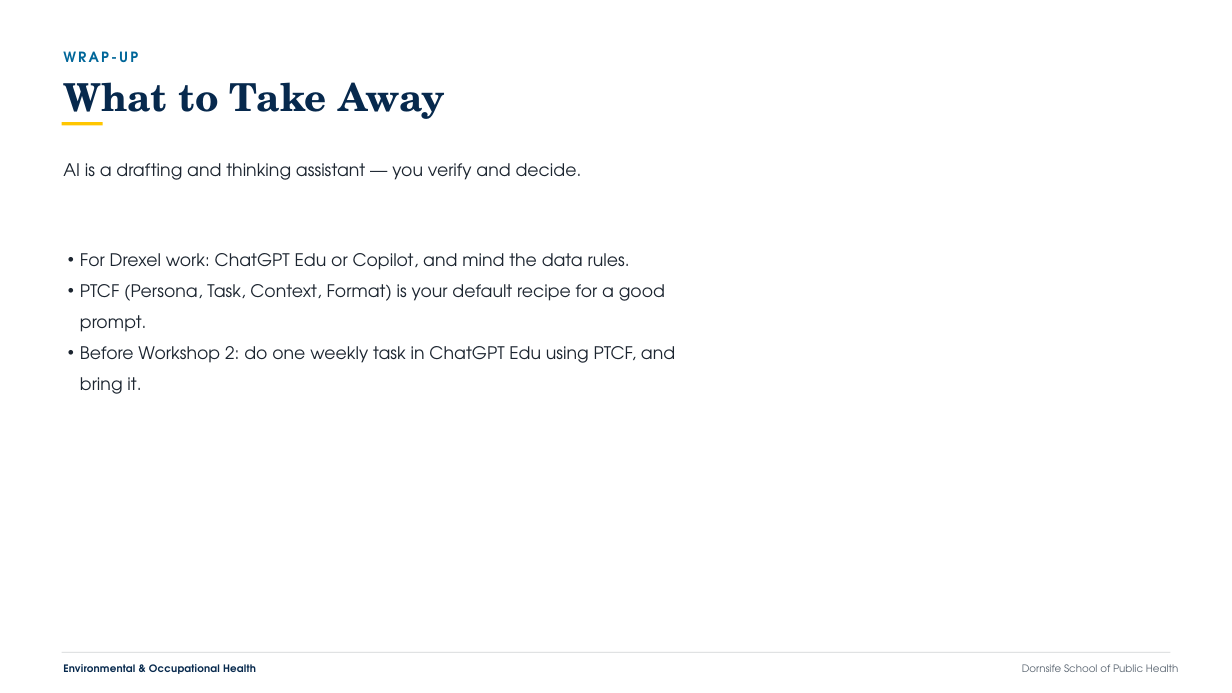
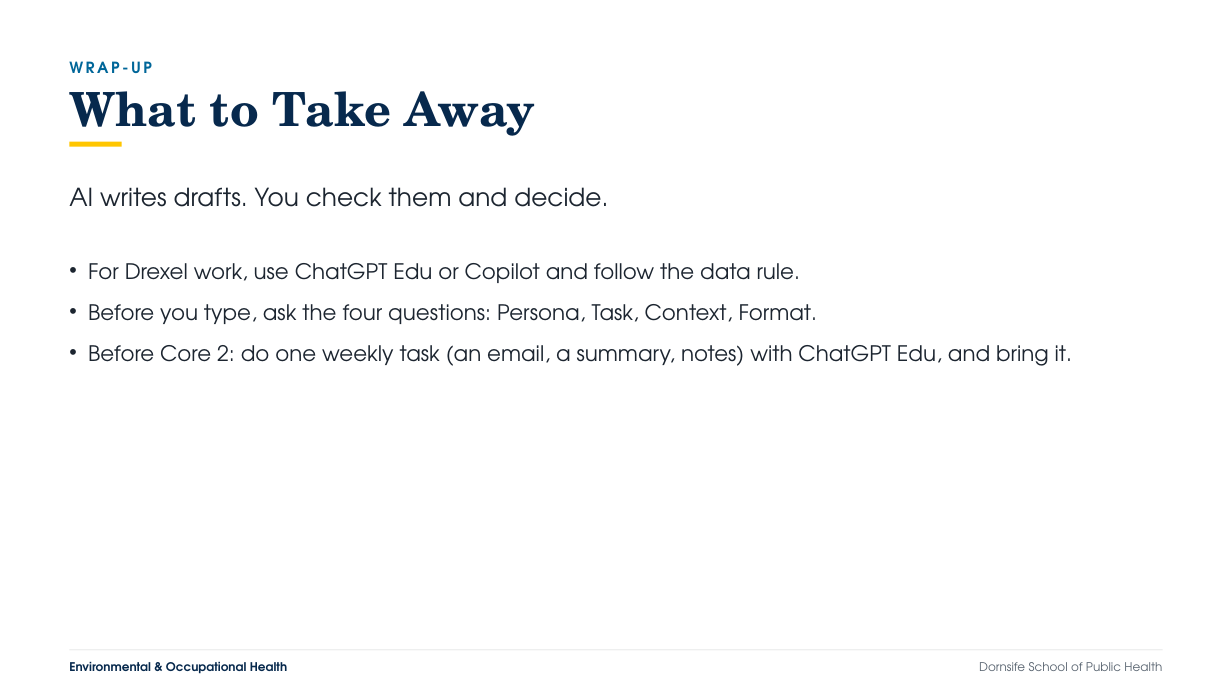
Before and after one commit to aquistbe/DSPH-Faculty-and-Staff-AI-Training, a slide deck: slide 13 of docs/slides/DSPH_Workshop1_Foundations_and_Capabilities.pptx (slide 12 before the commit). Drawn at 1232x693 pixels with LibreOffice and Linux fonts; fonts in the diff are those of the drawing. Boxes give left, top, right and bottom in pixels: in the first picture for what was removed or moved away, otherwise in the second. Text is boxed around its words. In the diff, an @@ line names an element or a change of style, - is before the commit and + after.

```diff
--- a/docs/slides/DSPH_Workshop1_Foundations_and_Capabilities.pptx
+++ b/docs/slides/DSPH_Workshop1_Foundations_and_Capabilities.pptx
@@ text "WRAP-UP" moved from (x1=63, y1=51, x2=138, y2=62) to (x1=69, y1=61, x2=152, y2=73) @@
@@ text "WRAP-UP" at (x1=69, y1=61, x2=152, y2=73): size 16.5 to 18 pt, letter spacing 2.6 to 3 pt @@
@@ text "What to Take Away" moved from (x1=63, y1=82, x2=445, y2=124) to (x1=69, y1=91, x2=536, y2=142) @@
@@ text "What to Take Away" at (x1=69, y1=91, x2=536, y2=142): size 45 to 55 pt; line spacing 1.04 to 1; vertical alignment top to middle @@
@@ rectangle resized from (x1=62, y1=122, x2=103, y2=125) to (x1=69, y1=142, x2=121, y2=147) @@
@@ text at (x1=69, y1=187, x2=608, y2=207): text changed; size 20.2 to 29 pt @@
-AI is a drafting and thinking assistant — you verify and decide.
+AI writes drafts. You check them and decide.
@@ text at (x1=88, y1=263, x2=1072, y2=366): text changed; size 20.2 to 25 pt @@
-• For Drexel work: ChatGPT Edu or Copilot, and mind the data rules.
-• PTCF (Persona, Task, Context, Format) is your default recipe for a good prompt.
-• Before Workshop 2: do one weekly task in ChatGPT Edu using PTCF, and bring it.
+• For Drexel work, use ChatGPT Edu or Copilot and follow the data rule.
+• Before you type, ask the four questions: Persona, Task, Context, Format.
+• Before Core 2: do one weekly task (an email, a summary, notes) with ChatGPT Edu, and bring it.
@@ rectangle removed at (x1=62, y1=652, x2=1170, y2=652) @@
@@ text "Environmental & Occupational Health" at (x1=69, y1=661, x2=288, y2=674): size 12 to 14 pt, letter spacing 0.2 to 0 pt @@
@@ line added from (69, 650) to (1163, 650), #D0D3D4 0.75 pt @@
@@ text "Dornsife School of Public Health" moved from (x1=1022, y1=664, x2=1178, y2=672) to (x1=979, y1=662, x2=1162, y2=671) @@
@@ text "Dornsife School of Public Health" at (x1=979, y1=662, x2=1162, y2=671): size 12 to 14 pt; alignment left to right @@
```
Also in this commit, not shown: 2 other slides changed, 11 slides added, 10 slides removed, 4 other files.
